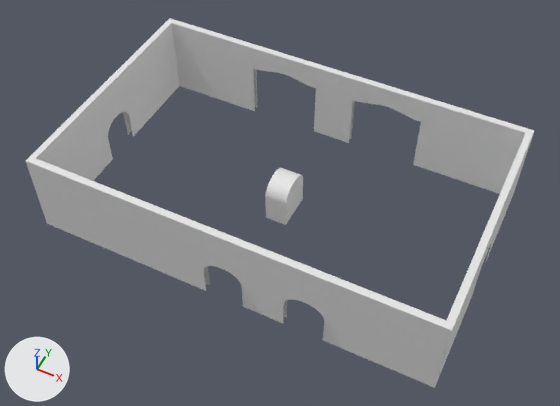
Before and after pictures for a commit that changed the Blender file Samree Depot/depot.blend.
Both versions are drawn from a camera (50 mm lens) standing at (20.5, -41.9, 52.8) and looking at (0.4, -1.6, 2.5). Lighting does not change. The marker at lower left points along +X, +Y and +Z. The same objects are shown in both versions, whatever each file hides.

Objects in the first picture: 'archway', 'building'.
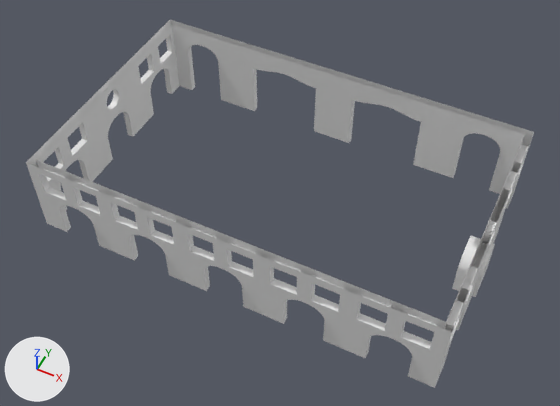
ob_cube_006 is not drawn itself; it is used by a modifier of ob_building.

Patch to the scene script:
```diff
--- a/Samree Depot/depot.blend.py
+++ b/Samree Depot/depot.blend.py
@@ me_plane_001 @@
-me_plane_001.from_pydata(...)  # 24 vertices, 20 faces; spans x -18.1..18.1, y -11.1..11.1, z 0.0..7.9
+me_plane_001.from_pydata(...)  # 16 vertices, 12 faces; spans x -18.1..18.1, y -11.1..11.1, z 0.0..7.7
+# me_plane_001 part 7
+# 8 vertices are removed from x -18.1..18.1, y -11.1..11.1, z 7.9
+# 12 faces are deleted
+# 8 vertices in x -18.1..18.1, y -11.1..11.1, z 4.5 move by (0.0, 0.0, 3.2)
+# 4 new faces join them
@@ me_cube @@
 me_cube.from_pydata(...)  # 64 vertices, 34 faces; spans x -1.24..1.24, y -1.0..1.0, z -1.44..3.08
 # used by ob_cube_004; location = (0.0, -10.75, 1.0); scale = (1.39, 1.0, 1.0)
+# me_cube part 5: all 4 vertices in x -1.24..1.24, y -1.0..1.0, z -1.44 are moved by (10.21, 10.25, 1.0)
+# me_cube part 6: all 60 vertices in x -1.24..1.24, y -1.0..1.0, z 1.68..3.08 are moved by (10.21, 10.25, 3.17)
@@ me_cube_011 @@
 me_cube_011.from_pydata(...)  # 64 vertices, 34 faces; spans x -1.24..1.24, y -1.0..1.0, z -1.44..3.08
 # used by ob_cube_008; location = (7.13, -10.75, 1.0); scale = (1.39, 1.0, 1.0)
+# me_cube_011 part 1: the loose piece of 64 vertices spanning x -1.24..1.24, y -1.0..1.0, z -1.44..3.08 is copied, and the copy is moved by (-5.07, 0.0, 0.0); it spans x -6.31..-3.83, y -1.0..1.0, z -1.44..3.08
+# me_cube_011 part 2: the loose piece of 64 vertices spanning x -1.24..1.24, y -1.0..1.0, z -1.44..3.08 is copied, and the copy is moved by (-10.2, 0.0, 0.0); it spans x -11.44..-8.96, y -1.0..1.0, z -1.44..3.08
+# me_cube_011 part 3: the loose piece of 64 vertices spanning x -1.24..1.24, y -1.0..1.0, z -1.44..3.08 is copied, and the copy is moved by (-15.3, 0.0, 0.0); it spans x -16.54..-14.06, y -1.0..1.0, z -1.44..3.08
+# me_cube_011 part 4: the loose piece of 64 vertices spanning x -1.24..1.24, y -1.0..1.0, z -1.44..3.08 is copied, and the copy is moved by (-20.41, 0.0, 0.0); it spans x -21.65..-19.17, y -1.0..1.0, z -1.44..3.08
@@ ob_building @@
 _m = ob_building.modifiers.new('Boolean.001', 'BOOLEAN')
 _m.solver = 'FLOAT'
-_m = ob_building.modifiers.new('Boolean.002', 'BOOLEAN')
-_m.object = ob_cube_004
-_m.solver = 'FLOAT'
-_m = ob_building.modifiers.new('Boolean.003', 'BOOLEAN')
-_m.object = ob_cube_006
-_m.solver = 'FLOAT'
 _m = ob_building.modifiers.new('Boolean.004', 'BOOLEAN')
@@ ob_building @@
 _m = ob_building.modifiers.new('Boolean.005', 'BOOLEAN')
 _m.solver = 'FLOAT'
+_m = ob_building.modifiers.new('Boolean.006', 'BOOLEAN')
+_m.object = ob_cube_005
+_m.solver = 'FLOAT'
+_m = ob_building.modifiers.new('Boolean.007', 'BOOLEAN')
+_m.object = ob_square_holes_001
+_m.solver = 'FLOAT'
+_m = ob_building.modifiers.new('Boolean.008', 'BOOLEAN')
+_m.object = ob_circle
+_m.solver = 'FLOAT'
+_m = ob_building.modifiers.new('Boolean.002', 'BOOLEAN')
+_m.object = ob_cube_004
+_m.solver = 'FLOAT'
 _m = ob_building.modifiers.new('Bevel', 'BEVEL')
-_m.width = 0.02
-_m.width_pct = 0.02
+_m.width = 0.005
+_m.width_pct = 0.005
 _m.use_clamp_overlap = False
@@ ob_cube_004 @@
 ob_cube_004 = bpy.data.objects.new('Cube.004', me_cube)
-ob_cube_004.location = (0.0, -10.75, 1.0)
+ob_cube_004.location = (0.0, 0.0, 0.0)
 ob_cube_004.scale = (1.39, 1.0, 1.0)
@@ ob_cube_006 @@
-ob_cube_006 = bpy.data.objects.new('Cube.006', me_cube_008)
@@ ob_cube_007 @@
 ob_cube_007 = bpy.data.objects.new('Cube.007', me_cube_009)
-ob_cube_007.location = (17.83, 0.0, 0.0)
+ob_cube_007.location = (0.0, 0.0, 0.0)
 ob_cube_007.rotation_euler = (0.0, 0.0, 1.571)  # degrees (0, 0, 90)
@@ ob_cube_007 @@
 ob_cube_007.visible_transmission = False
+_m = ob_cube_007.modifiers.new('Hops_Mirror', 'MIRROR')
+_m.use_axis = (False, True, False)
+_m.use_bisect_axis = (False, True, False)
+_m.use_bisect_flip_axis = (False, True, False)
+_m.use_clip = True
@@ ob_cube_008 @@
 ob_cube_008 = bpy.data.objects.new('Cube.008', me_cube_011)
-ob_cube_008.location = (7.13, -10.75, 1.0)
+ob_cube_008.location = (14.21, -10.75, 1.0)
 ob_cube_008.scale = (1.39, 1.0, 1.0)
@@ ob_archway @@
 ob_archway = bpy.data.objects.new('archway', me_cube_006)
-ob_archway.location = (0.0, 0.0, 0.0)
+ob_archway.location = (17.39, 0.0, 0.0)
 ob_archway.rotation_euler = (0.0, 0.0, 1.571)  # degrees (0, 0, 90)
@@ ob_cube_005 @@
+ob_cube_005 = bpy.data.objects.new('Cube.005', me_cube_018)  # a box spanning x 16.79..19.0, y -6.57..-4.36, z 4.69..6.9; a box spanning x 16.79..19.0, y -10.0..-7.79, z 4.69..6.9; modifiers MIRROR
+ob_cube_005.location = (0.0, 0.0, 0.0)
@@ ob_square_holes_001 @@
+ob_square_holes_001 = bpy.data.objects.new('square holes.001', me_cube_021)  # a box spanning x -1.1..1.1, y 0.61..2.82, z -1.1..1.1; a box spanning x -1.1..1.1, y -2.82..-0.61, z -1.1..1.1; modifiers ARRAY
+ob_square_holes_001.location = (14.18, -10.75, 5.793)
+ob_square_holes_001.rotation_euler = (0.0, 0.0, 1.571)  # degrees (0, 0, 90)
@@ ob_circle @@
+ob_circle = bpy.data.objects.new('Circle', me_circle)  # a 32-sided cylinder along z spanning x -7.55..-5.55, y -1.0..1.0, z 18.24..19.7; modifiers MIRROR
+ob_circle.location = (0.0, 0.0, 0.0)
+ob_circle.rotation_euler = (0.0, 1.571, 0.0)  # degrees (0, 90, 0)
+ob_circle.scale = (0.942, 0.942, 0.942)
```

Location of each change, [x1, y1, x2, y2] in pixels of the pictures (560 x 406 px; the box of a moved part takes in the faces that stretch with it):
'building', reshaped, modifiers changed
    before: [26, 18, 534, 388]
    after: [26, 20, 534, 388]
'archway', moved
    before: [265, 168, 303, 225]
    after: [452, 236, 495, 297]
part 1 of me_cube_011, added
    after: [284, 301, 324, 335]
part 2 of me_cube_011, added
    after: [204, 266, 210, 291]
part 3 of me_cube_011, added
    after: [130, 235, 138, 261]
part 4 of me_cube_011, added
    after: [60, 206, 71, 231]
part 5 of me_cube, moved or reshaped (not visible before)
    after: [188, 50, 464, 177]
